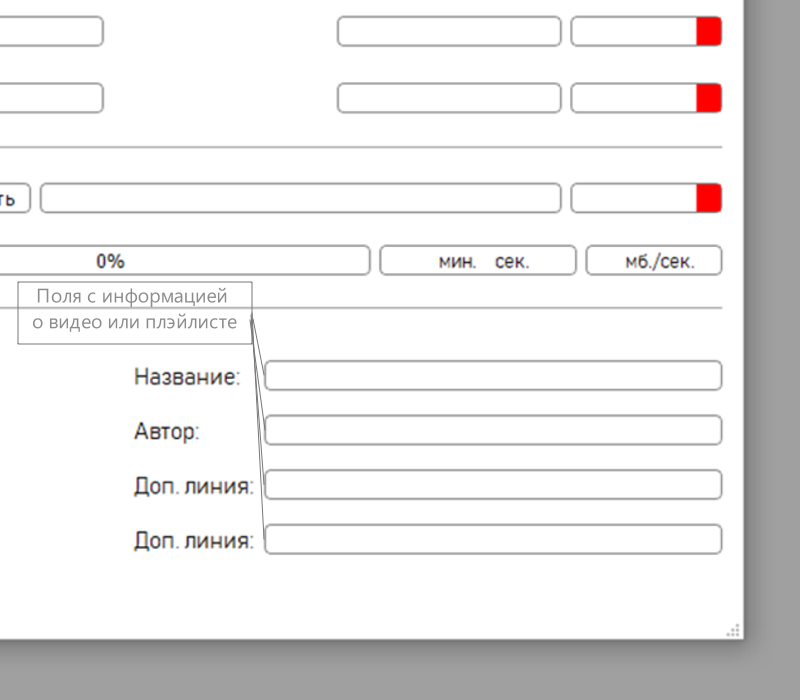
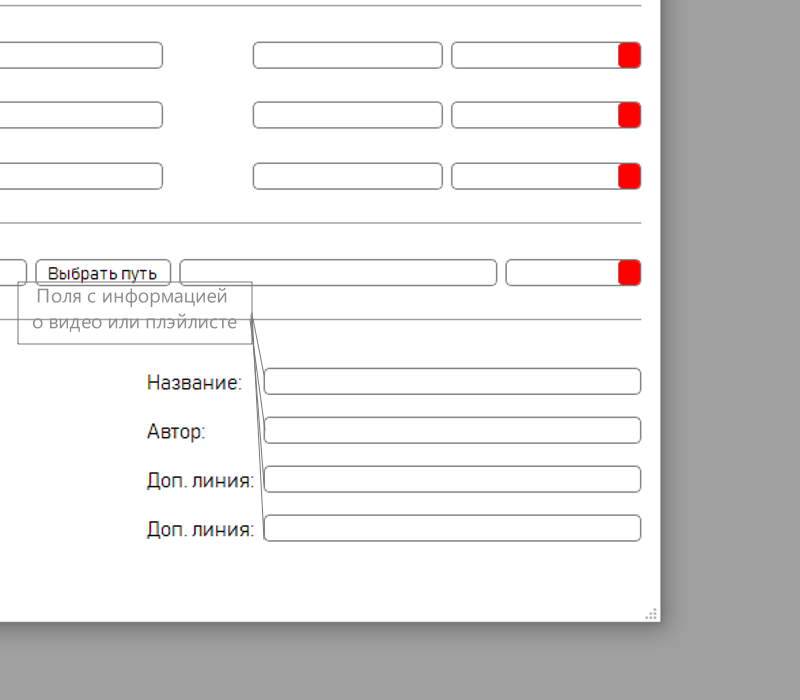
Layered file, before and after one edit (800x700). Changes by layer:
added layer "Обычный слой 1 (вставлено)" above "Фон" over [0, 0, 771, 668]
